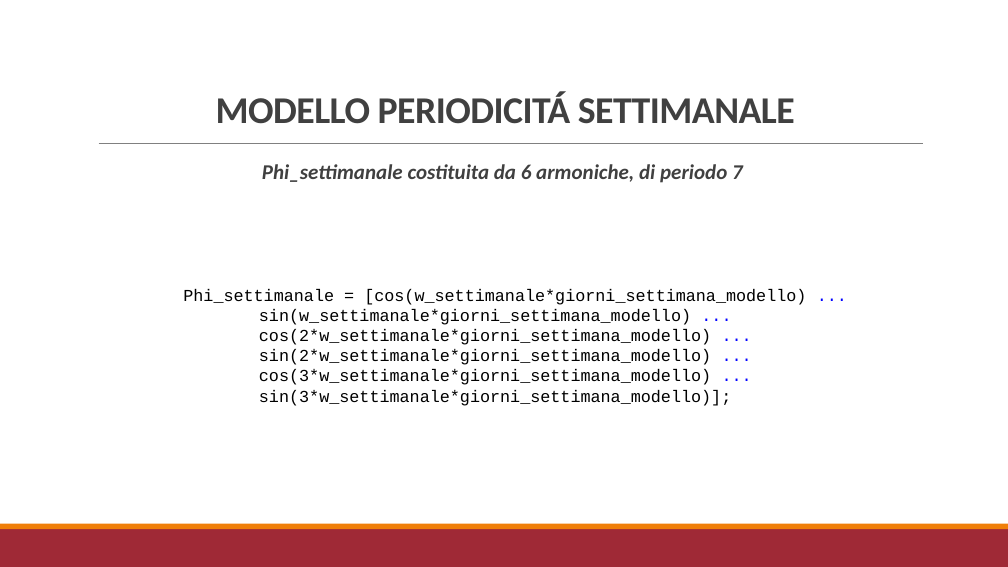
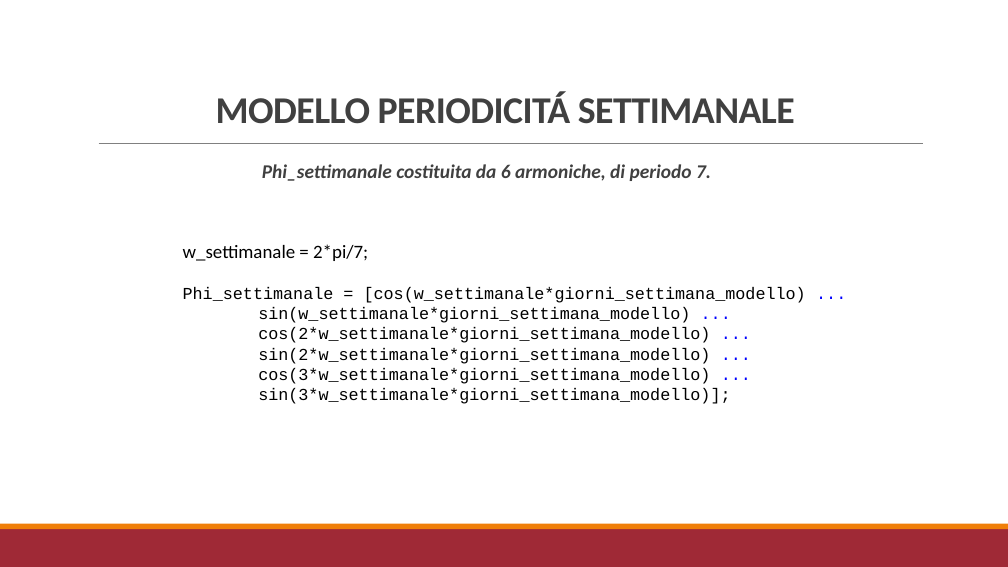
Before and after one commit to r1cky0/Italian-energy-consumption-prediction, a slide deck: slide 5 of presentazione_imad.pptx. Drawn at 1008x567 pixels with LibreOffice and Linux fonts; fonts in the diff are those of the drawing. Boxes give left, top, right and bottom in pixels: in the first picture for what was removed or moved away, otherwise in the second. Text is boxed around its words. In the diff, an @@ line names an element or a change of style, - is before the commit and + after.

```diff
--- a/presentazione_imad.pptx
+++ b/presentazione_imad.pptx
@@ text at [262,164,711,181]: text changed; size 20 to 18.5 pt @@
-Phi_settimanale costituita da 6 armoniche, di periodo 7
+Phi_settimanale costituita da 6 armoniche, di periodo 7.
@@ text "w_settimanale = 2*pi/7;": place and size @@
-text "w_settimanale = 2*pi/7;" at [183,289,806,406]
+text "w_settimanale = 2*pi/7;" at [183,244,806,404]
@@ text at [183,244,368,261]: paragraph added @@
+w_settimanale = 2*pi/7;
```
Also in this commit, not shown: 5 other slides changed, 3 other files.
